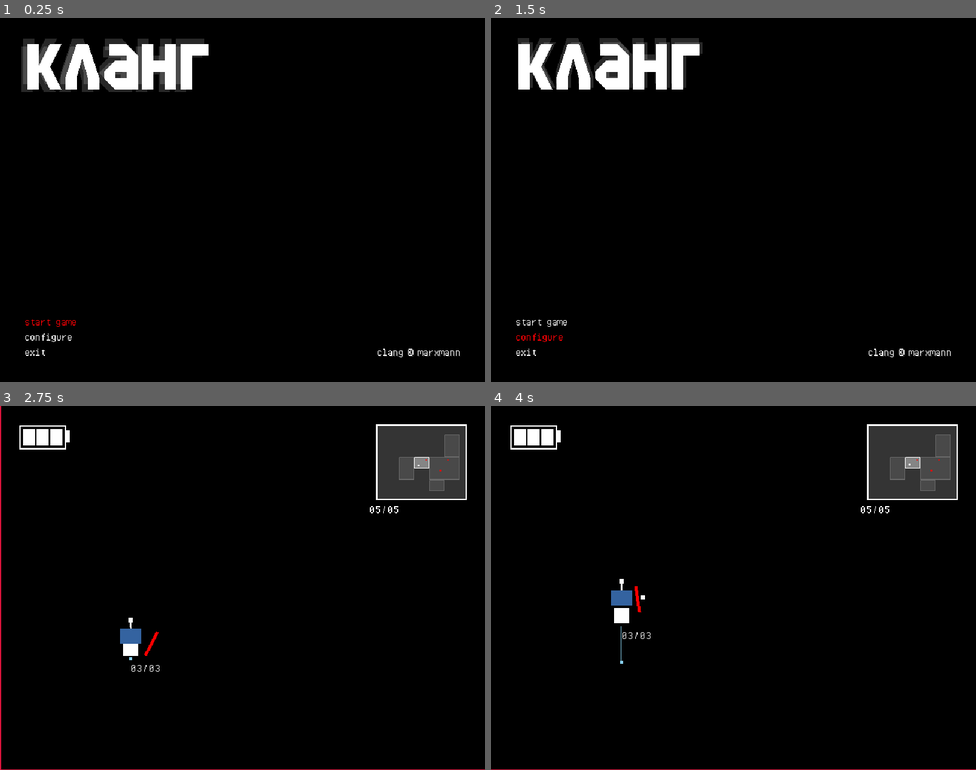
Above: before the commit, frames 1-4 (two rows, left to right).
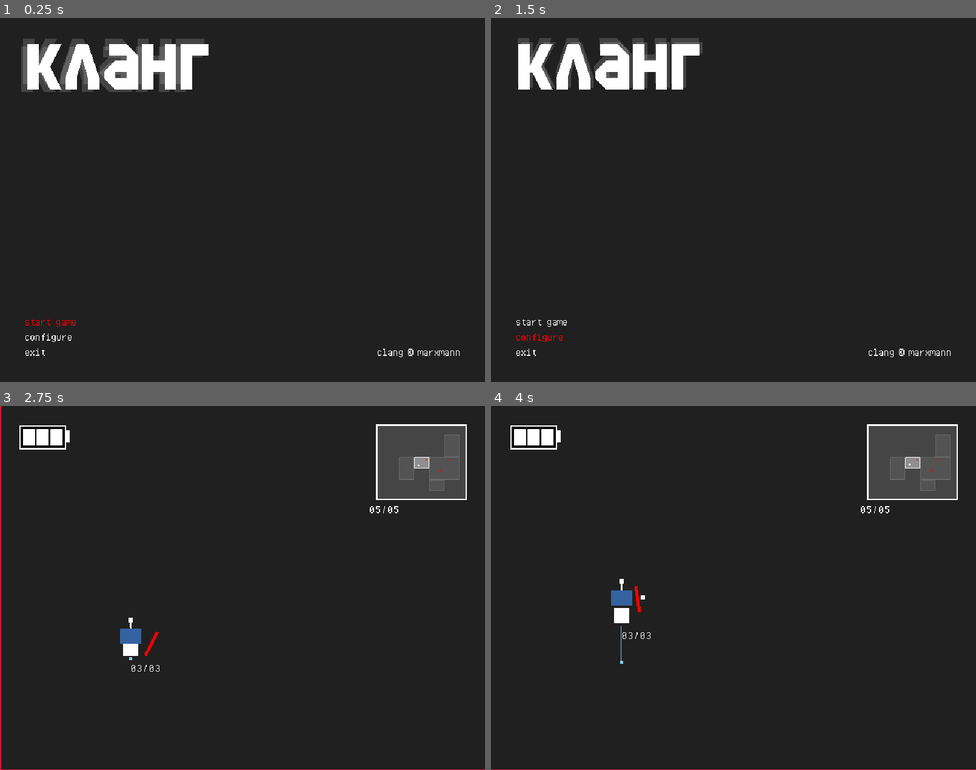
Above: after the commit, the same moments.

Repository: jeffinitup/clang-game
Game: Godot game, scene res://scene/main.tscn
Two runs of this game, one before a commit and one after it. Both use one fixed random seed, a clock stepped at 60 frames per second and the inputs below.
Inputs (mouse positions are in pixels of both pictures, inside the frame that each line leads up to):
- Up to frame 1 (0.25 s): no input
- Up to frame 2 (1.5 s): click "configure" at 0.5 s; click "back" at 1.25 s
- Up to frame 3 (2.75 s): click "start game" at 2 s
- Up to frame 4 (4 s): tap Enter at 2.75 s; move the mouse to (757, 588) at 2.77 s; press the mouse at (757, 588) at 2.78 s; hold W (up) from 2.78 s (still down); tap Space (jump) at 3.02, 3.77 s; move the mouse to (709, 588) at 3.52 s; release the mouse at (709, 588) at 3.53 s; right-click (709, 588) at 3.6 s

The runs differ from the first frame. In frame 1, 96% of the frame differs, in the area x 0-100%, y 0-100%; in frame 2, 97%; in frame 3, 95%; in frame 4, 95%.

Commit message:
pause menu

Diff:
--- a/project.godot
+++ b/project.godot
@@ -143,4 +143,4 @@
 renderer/rendering_method="gl_compatibility"
 renderer/rendering_method.mobile="gl_compatibility"
 anti_aliasing/screen_space_roughness_limiter/enabled=false
-environment/defaults/default_clear_color=Color(0, 0, 0, 1)
+environment/defaults/default_clear_color=Color(0.125911, 0.125911, 0.125911, 1)
--- a/scene/pause_screen.tscn
+++ b/scene/pause_screen.tscn
@@ -1,60 +1,120 @@
-[gd_scene load_steps=3 format=3 uid="uid://bnu5fgicsfjp2"]
+[gd_scene load_steps=9 format=3 uid="uid://bnu5fgicsfjp2"]
 
+[ext_resource type="Script" path="res://scripts/pause_screen.gd" id="1_523y0"]
 [ext_resource type="Theme" uid="uid://cwhstwqgcmq20" path="res://asset/theme_ui.tres" id="1_v1dpk"]
 [ext_resource type="Script" path="res://scripts/component/control_generic.gd" id="2_f86qg"]
+[ext_resource type="PackedScene" uid="uid://b0aryhuic4blb" path="res://scene/options_menu.tscn" id="4_ob66d"]
+[ext_resource type="FontFile" uid="uid://dreclkhvqjl2p" path="res://asset/font/DeltaBlock-Regular.ttf" id="5_vie6y"]
+[ext_resource type="Script" path="res://scripts/component/pause_screen_borders.gd" id="6_gwt4t"]
 
-[node name="pause_screen" type="MarginContainer"]
+[sub_resource type="FontVariation" id="FontVariation_w61ex"]
+base_font = ExtResource("5_vie6y")
+spacing_glyph = -2
+spacing_top = -28
+spacing_bottom = -14
+
+[sub_resource type="LabelSettings" id="LabelSettings_sfsii"]
+line_spacing = 0.0
+font = SubResource("FontVariation_w61ex")
+font_size = 96
+shadow_color = Color(0, 0, 0, 1)
+shadow_offset = Vector2(4, 4)
+
+[node name="pause_gui" type="CanvasLayer"]
+process_mode = 3
+layer = 127
+script = ExtResource("1_523y0")
+
+[node name="pause_screen" type="MarginContainer" parent="."]
 anchors_preset = 15
 anchor_right = 1.0
 anchor_bottom = 1.0
 grow_horizontal = 2
 grow_vertical = 2
+size_flags_horizontal = 3
+size_flags_vertical = 3
+mouse_filter = 2
 theme_override_constants/margin_left = 32
 theme_override_constants/margin_top = 64
 theme_override_constants/margin_right = 32
 theme_override_constants/margin_bottom = 64
+metadata/_edit_use_anchors_ = true
 
-[node name="menu_1" type="VBoxContainer" parent="."]
+[node name="menu_1" type="VBoxContainer" parent="pause_screen"]
 unique_name_in_owner = true
 layout_mode = 2
 size_flags_horizontal = 0
 size_flags_vertical = 8
 
-[node name="start_game" type="Button" parent="menu_1"]
+[node name="continue" type="Button" parent="pause_screen/menu_1"]
 unique_name_in_owner = true
 layout_mode = 2
 size_flags_horizontal = 0
 size_flags_vertical = 8
-focus_neighbor_top = NodePath("../exit")
+focus_neighbor_top = NodePath("../return")
 focus_neighbor_bottom = NodePath("../options")
 focus_next = NodePath("../options")
-focus_previous = NodePath("../exit")
+focus_previous = NodePath("../return")
 theme = ExtResource("1_v1dpk")
 text = "continue"
 script = ExtResource("2_f86qg")
 
-[node name="options" type="Button" parent="menu_1"]
+[node name="options" type="Button" parent="pause_screen/menu_1"]
 unique_name_in_owner = true
 layout_mode = 2
 size_flags_horizontal = 0
 size_flags_vertical = 8
-focus_neighbor_top = NodePath("../start_game")
-focus_neighbor_bottom = NodePath("../exit")
-focus_next = NodePath("../exit")
-focus_previous = NodePath("../start_game")
+focus_neighbor_top = NodePath("../continue")
+focus_neighbor_bottom = NodePath("../return")
+focus_next = NodePath("../return")
+focus_previous = NodePath("../continue")
 theme = ExtResource("1_v1dpk")
 text = "configure"
 script = ExtResource("2_f86qg")
 
-[node name="exit" type="Button" parent="menu_1"]
+[node name="return" type="Button" parent="pause_screen/menu_1"]
 unique_name_in_owner = true
 layout_mode = 2
 size_flags_horizontal = 0
 size_flags_vertical = 8
 focus_neighbor_top = NodePath("../options")
-focus_neighbor_bottom = NodePath("../start_game")
-focus_next = NodePath("../start_game")
+focus_neighbor_bottom = NodePath("../continue")
+focus_next = NodePath("../continue")
 focus_previous = NodePath("../options")
 theme = ExtResource("1_v1dpk")
 text = "return to menu"
 script = ExtResource("2_f86qg")
+
+[node name="options_menu" parent="pause_screen" instance=ExtResource("4_ob66d")]
+unique_name_in_owner = true
+layout_mode = 2
+
+[node name="title" type="Label" parent="pause_screen"]
+unique_name_in_owner = true
+layout_mode = 2
+size_flags_vertical = 0
+text = "отдых"
+label_settings = SubResource("LabelSettings_sfsii")
+horizontal_alignment = 2
+
+[node name="border" type="Control" parent="."]
+z_index = -1
+z_as_relative = false
+layout_mode = 3
+anchors_preset = 15
+anchor_right = 1.0
+anchor_bottom = 1.0
+grow_horizontal = 2
+grow_vertical = 2
+mouse_filter = 2
+script = ExtResource("6_gwt4t")
+metadata/_edit_use_anchors_ = true
+
+[connection signal="pause_toggled" from="." to="border" method="set_paused"]
+[connection signal="element_hovered" from="pause_screen/menu_1/continue" to="." method="on_hover"]
+[connection signal="pressed" from="pause_screen/menu_1/continue" to="." method="continue_pressed"]
+[connection signal="element_hovered" from="pause_screen/menu_1/options" to="." method="on_hover"]
+[connection signal="pressed" from="pause_screen/menu_1/options" to="." method="configure_pressed"]
+[connection signal="element_hovered" from="pause_screen/menu_1/return" to="." method="on_hover"]
+[connection signal="pressed" from="pause_screen/menu_1/return" to="." method="return_to_menu_pressed"]
+[connection signal="exit_menu" from="pause_screen/options_menu" to="." method="back_pressed"]
--- a/scene/titlescreen.tscn
+++ b/scene/titlescreen.tscn
@@ -19,7 +19,7 @@
 	)
 "
 
-[sub_resource type="FontVariation" id="FontVariation_w61ex"]
+[sub_resource type="FontVariation" id="FontVariation_n1fo3"]
 base_font = ExtResource("1_6yf7h")
 spacing_glyph = -2
 spacing_top = -28
@@ -27,12 +27,18 @@
 
 [sub_resource type="LabelSettings" id="LabelSettings_6iq40"]
 line_spacing = 0.0
-font = SubResource("FontVariation_w61ex")
+font = SubResource("FontVariation_n1fo3")
 font_size = 96
+
+[sub_resource type="FontVariation" id="FontVariation_gwb4g"]
+base_font = ExtResource("1_6yf7h")
+spacing_glyph = -2
+spacing_top = -28
+spacing_bottom = -14
 
 [sub_resource type="LabelSettings" id="LabelSettings_x85us"]
 line_spacing = 0.0
-font = SubResource("FontVariation_w61ex")
+font = SubResource("FontVariation_gwb4g")
 font_size = 96
 font_color = Color(1, 1, 1, 0.156863)
 
--- /dev/null
+++ b/scripts/component/pause_screen_borders.gd
@@ -0,0 +1,17 @@
+### pause_screen_borders.gd
+class_name PauseScreenBorders extends Control
+
+var is_paused := false
+
+func set_paused(mode : bool): is_paused = mode
+
+func _draw() -> void:
+	if !is_paused:
+		return
+
+	# Draw black borders
+	var SCREEN := get_tree().root.content_scale_size
+	var TRANSPARENT := Color(Color.BLACK, 0.5)
+	draw_rect(Rect2i(Vector2i.ZERO, SCREEN), TRANSPARENT)
+	draw_rect(Rect2i(Vector2i.ZERO, Vector2i(SCREEN.x, 48)), Color.BLACK)
+	draw_rect(Rect2i(Vector2i(0, SCREEN.y - 48), Vector2i(SCREEN.x, 48)), Color.BLACK)
--- /dev/null
+++ b/scripts/pause_screen.gd
@@ -0,0 +1,73 @@
+### pause_screen.gd
+class_name PauseScreen extends CanvasLayer
+
+## Fired when ready to return to menu
+signal ready_for_menu
+
+## Fired when pause is toggled
+signal pause_toggled(mode : bool)
+
+## Menu nodes
+@onready var menus : Array[Control] = [
+	%menu_1, %options_menu
+]
+## Whether or not user has paused
+var is_paused := false :
+	set(value): is_paused = value; set_pause(value)
+	get : return is_paused
+
+func _ready() -> void:
+	hide()
+
+func toggle_pause() -> void:
+	is_paused = !is_paused
+	pause_toggled.emit(is_paused)
+
+func set_pause(value : bool) -> void:
+	# Paused
+	if is_paused:
+		get_tree().paused = true
+		show()
+		Input.mouse_mode = Input.MOUSE_MODE_VISIBLE
+		%continue.grab_focus()
+
+	# Unpaused
+	else:
+		get_tree().paused = false
+		hide()
+		Input.mouse_mode = Input.MOUSE_MODE_CAPTURED
+		%continue.release_focus()
+
+func _unhandled_input(event: InputEvent) -> void:
+	if event is InputEventKey:
+		if event.is_action_pressed("ui_cancel"):
+			toggle_pause()
+
+## Menu Layer 1
+##------------------------------------------------------------------------------
+
+func continue_pressed() -> void:
+	toggle_pause()
+
+func configure_pressed() -> void:
+	menus[0].visible = false
+	menus[1].visible = true
+	menus[1].entering()
+
+func return_to_menu_pressed() -> void:
+	ready_for_menu.emit()
+	get_tree().paused = false
+
+## Menu Layer 2 ( Config )
+##------------------------------------------------------------------------------
+
+func back_pressed() -> void:
+	menus[0].visible = true
+	menus[1].visible = false
+	%options.grab_focus()
+
+## Menu Misc.
+##------------------------------------------------------------------------------
+
+func on_hover(element : Control) -> void:
+	element.call_deferred("grab_focus")
--- a/scripts/scene_loader.gd
+++ b/scripts/scene_loader.gd
@@ -12,8 +12,11 @@
 @onready var player_scene := preload("uid://wgifaqp6m28b")
 ## Reference to hud scene
 @onready var hud_scene := preload("uid://vpjmjy4c6tcy")
+## Reference to pause scene
+@onready var pause_scene := preload("uid://bnu5fgicsfjp2")
 ## Reference to player cam scene
 @onready var player_cam_scene := preload("uid://bw2l1ho8qfa70")
+
 ## Currently loaded scene
 var current_scene : Node
 ## Player reference
@@ -54,7 +57,7 @@
 
 func id_to_path(id : int) -> String:
 	match id:
-		Scenes.TITLE:						return ""
+		Scenes.TITLE:						return "uid://cddkj86qmc2fi"
 		Scenes.TEST_LEVEL:					return "uid://cw0732uifkxxm"
 		_:									return ""
 
@@ -81,6 +84,10 @@
 	var hud : HUD = hud_scene.instantiate()
 	current_scene.add_child(hud)
 
+	# Create pause screen
+	var pause : PauseScreen = pause_scene.instantiate()
+	current_scene.add_child(pause)
+
 	# Hook up signals
 	current_scene = current_scene as Level
 	hud.minimap.player = player
@@ -94,6 +101,8 @@
 	player.entered_cell.connect(hud.minimap.ppos_updated.bind())
 	player.hbox.hitbox_relay.connect(hud.health.health_update.bind())
 
+	pause.ready_for_menu.connect(load_scene_id.bind(0))
+
 	# Run initialization
 	Input.mouse_mode = Input.MOUSE_MODE_CAPTURED
 	current_scene.populate_cells()
Not shown: 1 places in scene/titlescreen.tscn that only renumber resources
